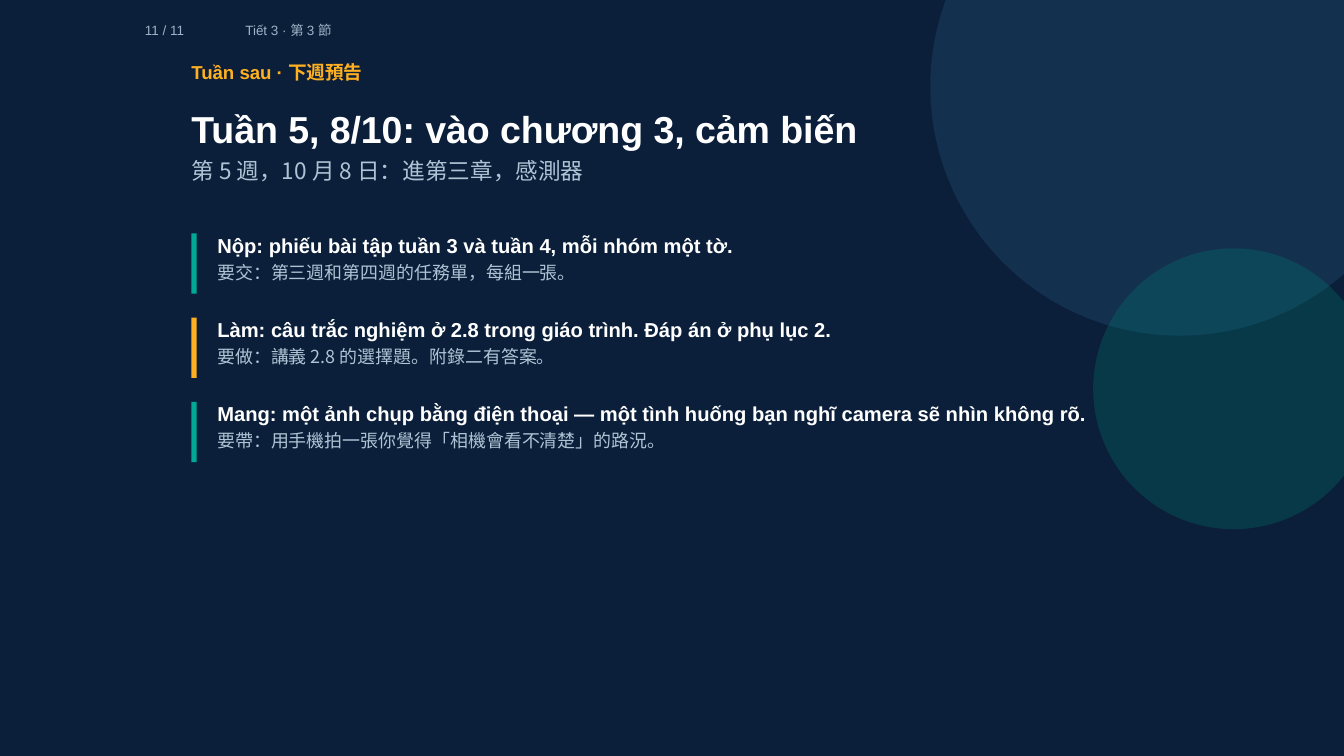
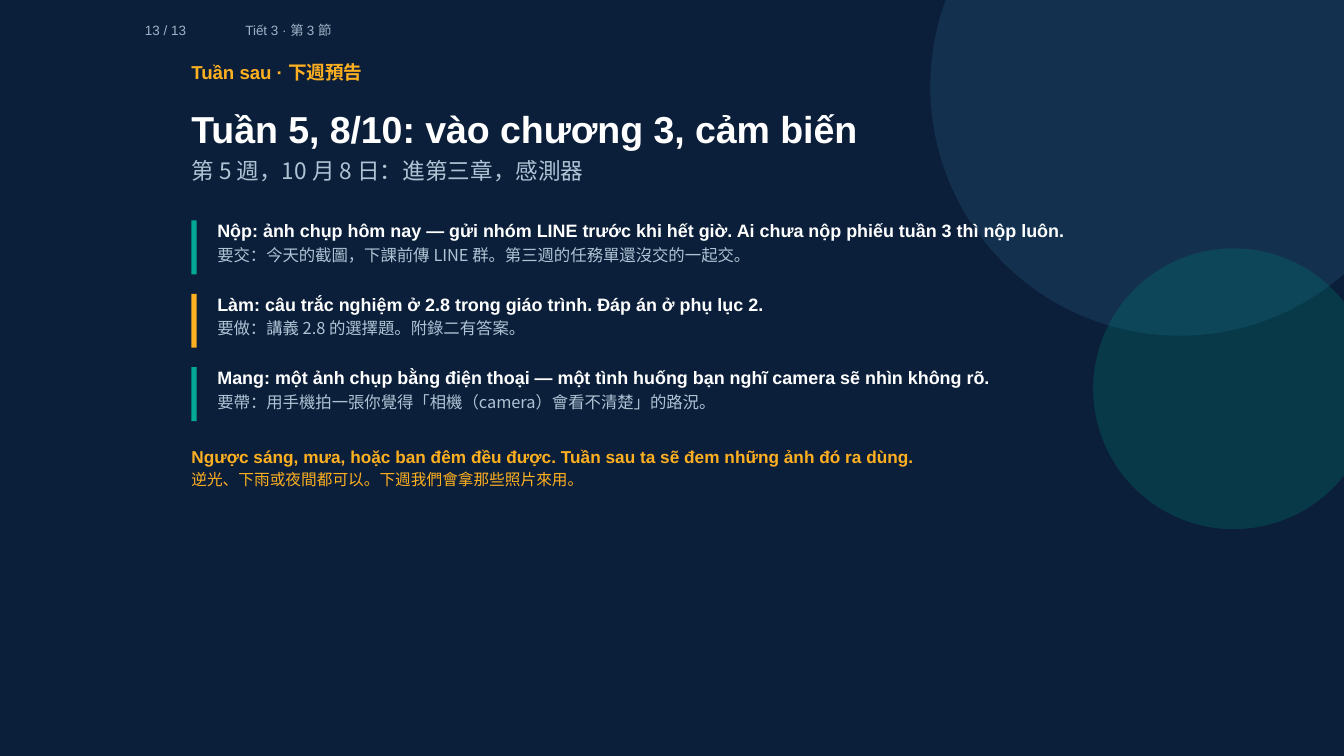
Before and after one commit to ch-neural/MITUST-Principles-of-Self-Driving-Cars, a slide deck: slide 13 of 第四週(10-01)/第四週_第3節_簡報.pptx (slide 11 before the commit). Drawn at 1344x756 pixels with LibreOffice and Linux fonts; fonts in the diff are those of the drawing. Boxes give left, top, right and bottom in pixels: in the first picture for what was removed or moved away, otherwise in the second. Text is boxed around its words. In the diff, an @@ line names an element or a change of style, - is before the commit and + after.

```diff
--- a/第四週(10-01)/第四週_第3節_簡報.pptx
+++ b/第四週(10-01)/第四週_第3節_簡報.pptx
@@ text at bbox=[145, 25, 186, 35]: text changed @@
-11 / 11
+13 / 13
@@ rectangle: place and size @@
-rectangle at bbox=[191, 234, 196, 294]
+rectangle at bbox=[191, 220, 196, 274]
@@ text at bbox=[217, 224, 1064, 263]: text changed; size 10.8 to 9.6 pt @@
-Nộp: phiếu bài tập tuần 3 và tuần 4, mỗi nhóm một tờ.
-要交：第三週和第四週的任務單，每組一張。
+Nộp: ảnh chụp hôm nay — gửi nhóm LINE trước khi hết giờ. Ai chưa nộp phiếu tuần 3 thì nộp luôn.
+要交：今天的截圖，下課前傳 LINE 群。第三週的任務單還沒交的一起交。
@@ rectangle: place and size @@
-rectangle at bbox=[191, 317, 196, 378]
+rectangle at bbox=[191, 294, 196, 348]
@@ text "Làm: câu trắc nghiệm ở ...": place and size @@
-text "Làm: câu trắc nghiệm ở ..." at bbox=[217, 321, 831, 365]
+text "Làm: câu trắc nghiệm ở ..." at bbox=[217, 297, 763, 336]
@@ text "Làm: câu trắc nghiệm ở ..." at bbox=[217, 297, 763, 336]: size 10.8 to 9.6 pt in "Làm: câu trắc nghiệm ở 2.8 trong ..."; size 9.6 to 8.8 pt in "要做：講義 2.8 的選擇題。附錄二有答案。" @@
@@ rectangle: place and size @@
-rectangle at bbox=[191, 402, 196, 462]
+rectangle at bbox=[191, 367, 196, 421]
@@ text at bbox=[217, 370, 990, 388]: size 10.8 to 9.6 pt in "Mang: một ảnh chụp bằng điện thoại ..." @@
@@ text "Mang: một ảnh chụp bằng ...": place and size @@
-text "Mang: một ảnh chụp bằng ..." at bbox=[217, 406, 1086, 449]
+text "Mang: một ảnh chụp bằng ..." at bbox=[217, 370, 990, 410]
@@ text at bbox=[217, 394, 715, 410]: text changed; size 9.6 to 8.8 pt @@
-要帶：用手機拍一張你覺得「相機會看不清楚」的路況。
+要帶：用手機拍一張你覺得「相機（camera）會看不清楚」的路況。
@@ text added at bbox=[191, 449, 913, 487], 9.2 pt, text #FFB020, bold @@
+Ngược sáng, mưa, hoặc ban đêm đều được. Tuần sau ta sẽ đem những ảnh đó ra dùng.
+逆光、下雨或夜間都可以。下週我們會拿那些照片來用。
```
Also in this commit, not shown: 5 other slides changed, 7 slides added, 5 slides removed, 3 other files.
